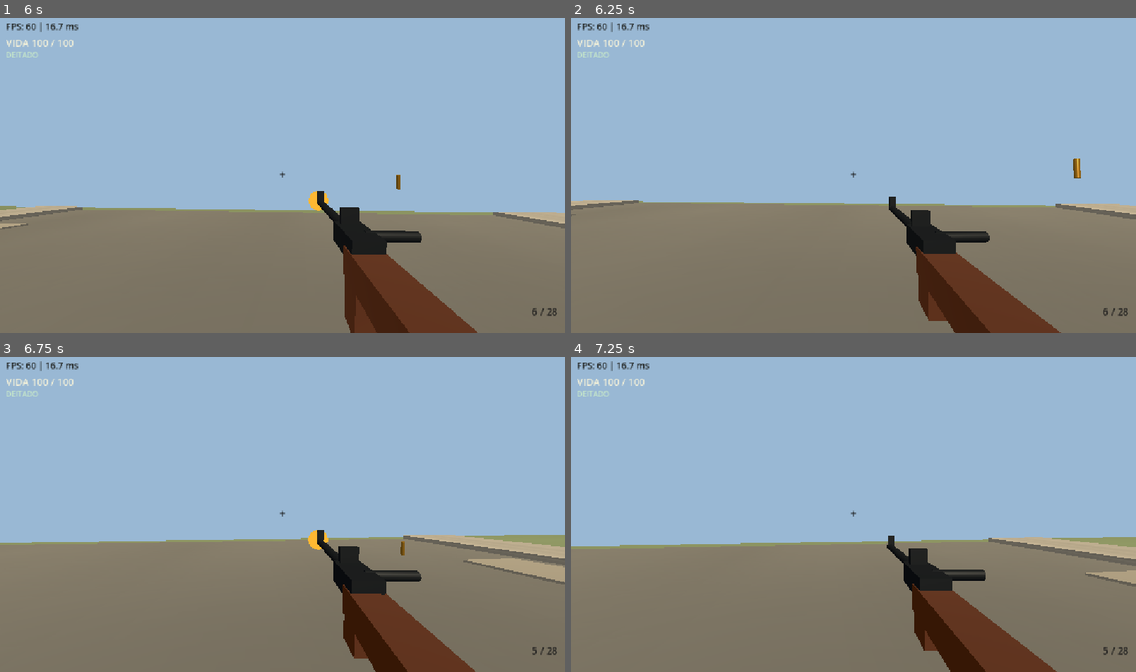
Above: before the commit, frames 1-4 (two rows, left to right).
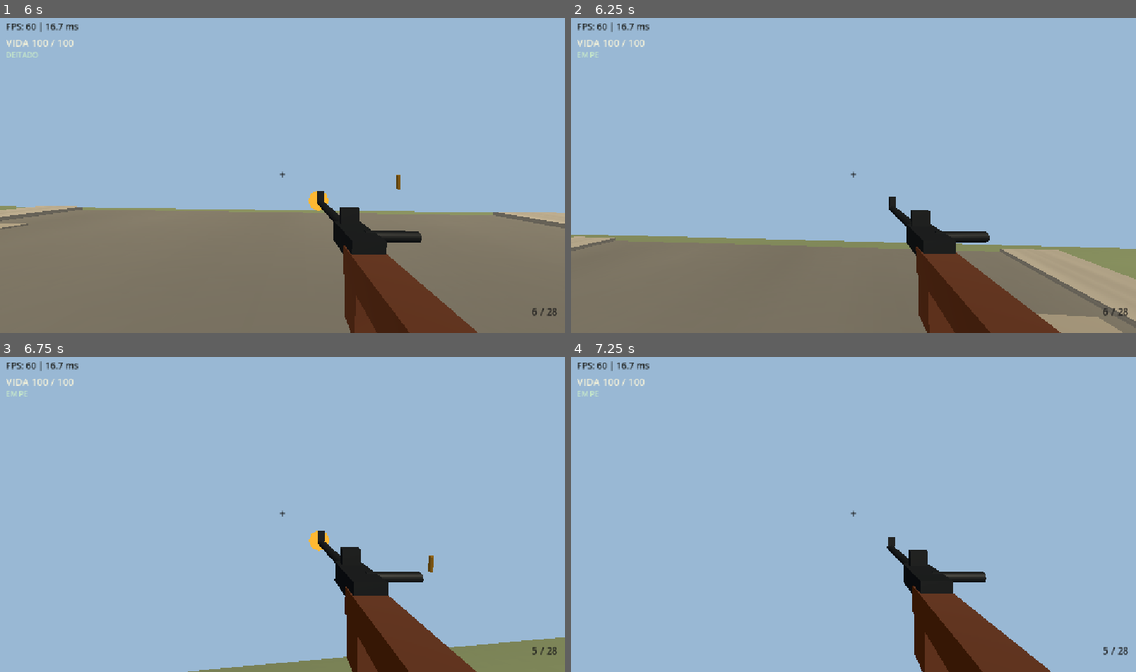
Above: after the commit, the same moments.

Repository: Evertonzinn/ww2-fps
Game: Godot game, scene res://main.tscn
Two runs of this game, one before a commit and one after it. Both use one fixed random seed, a clock stepped at 60 frames per second and the inputs below.
Inputs (mouse positions are in pixels of both pictures, inside the frame that each line leads up to):
- Up to frame 1 (6 s): tap Enter at 0.5, 1.35 s; move the mouse to (310, 172) at 0.52 s; hold Space 0.53-1.28 s; hold W 0.53-5.78 s; click (310, 172) at 0.67 s; move the mouse to (254, 175) at 1.27 s; click (254, 175) at 1.42 s; tap Space at 1.52, 1.55, 1.82, 3.02, 3.05, 3.32, 4.52, 4.55, 4.82 s; move the mouse to (293, 169) at 2.02 s; hold Space 2.03-2.78 s; tap R at 2.1 s; click (293, 169) at 2.17 s; move the mouse to (276, 178) at 2.77 s; tap 1 at 2.85 s; click (276, 178) at 2.92 s; move the mouse to (322, 178) at 3.52 s; hold Space 3.53-4.28 s; tap 2 at 3.6 s; click (322, 178) at 3.67 s; move the mouse to (237, 169) at 4.27 s; tap Shift at 4.35 s; click (237, 169) at 4.42 s; move the mouse to (288, 175) at 5.02 s; hold Space 5.03-5.78 s; tap C at 5.1 s; click (288, 175) at 5.17 s; move the mouse to (259, 169) at 5.77 s; hold D from 5.78 s (still down); tap Ctrl at 5.85 s; click (259, 169) at 5.92 s
- Up to frame 2 (6.25 s): keep holding D; tap Space at 6.02, 6.05 s
- Up to frame 3 (6.75 s): tap Space at 6.32 s; move the mouse to (310, 511) at 6.52 s; release D at 6.53 s; hold W from 6.53 s (still down); hold Space from 6.53 s (still down); click (310, 511) at 6.67 s
- Up to frame 4 (7.25 s): keep holding W; keep holding Space

Frame 1 is identical in both runs. In frame 2, 15% of the frame differs, in the area x 0-100%, y 10-100%; in frame 3, 35%; in frame 4, 37%.

Commit message:
feat: rise one posture with Space without accidental jump

Diff:
--- a/player.gd
+++ b/player.gd
@@ -97,7 +97,7 @@
 		return
 	if not is_on_floor():
 		velocity.y -= GRAVITY * delta
-	elif stance_controller != null and bool(stance_controller.call("is_standing")) and Input.is_key_pressed(KEY_SPACE):
+	elif stance_controller != null and Input.is_key_pressed(KEY_SPACE) and stance_controller.call("allows_jump_from_space") == true:
 		velocity.y = JUMP_SPEED
 
 	var input_dir := Vector2.ZERO
--- a/player_stance.gd
+++ b/player_stance.gd
@@ -24,6 +24,8 @@
 var head: Node3D
 var last_step_position: Vector3 = Vector3.ZERO
 var step_progress: float = 0.0
+# The Space press used to rise must not also trigger a jump until release.
+var space_used_for_rise: bool = false
 var last_standing_camera: Vector3 = Vector3(0.0, 0.6, 0.0)
 
 func _ready() -> void:
@@ -67,12 +69,22 @@
 	if not event is InputEventKey:
 		return false
 	var key_event: InputEventKey = event as InputEventKey
-	if not key_event.pressed or key_event.echo:
-		return false
-	# Physical Ctrl on Debian, including either left or right Control.
 	var code: int = key_event.physical_keycode
 	if code == KEY_NONE:
 		code = key_event.keycode
+	if code == KEY_SPACE and not key_event.pressed:
+		space_used_for_rise = false
+		return false
+	if not key_event.pressed or key_event.echo:
+		return false
+	if code == KEY_SPACE:
+		# Prone -> crouch, crouch -> stand. One stance per press.
+		# Clearance checks remain active, including ceilings.
+		if stance != Stance.STAND:
+			space_used_for_rise = true
+			request_stance(Stance.CROUCH if stance == Stance.PRONE else Stance.STAND)
+			return true
+		return false
 	if code == KEY_C:
 		if stance == Stance.CROUCH:
 			request_stance(Stance.STAND)
@@ -184,6 +196,9 @@
 func is_standing() -> bool:
 	return stance == Stance.STAND
 
+func allows_jump_from_space() -> bool:
+	return stance == Stance.STAND and not space_used_for_rise
+
 func movement_speed(sprinting: bool, standard_walk: float, standard_run: float) -> float:
 	match stance:
 		Stance.CROUCH:
--- a/tests/v140_player_stance_smoke.gd
+++ b/tests/v140_player_stance_smoke.gd
@@ -69,6 +69,25 @@
 		return
 	print("PASS: C crouches, vertical collision and silent speed")
 
+	var key_space: InputEventKey = InputEventKey.new()
+	key_space.physical_keycode = KEY_SPACE
+	key_space.pressed = true
+	if posture.call("handle_input", key_space) != true or posture.call("is_standing") != true:
+		_fail("Space did not raise crouched player to standing")
+		return
+	if posture.call("allows_jump_from_space") != false:
+		_fail("rising Space also enabled jump")
+		return
+	key_space.pressed = false
+	posture.call("handle_input", key_space)
+	if posture.call("allows_jump_from_space") != true:
+		_fail("Space release did not rearm normal jump")
+		return
+	if posture.call("handle_input", key_c) != true or int(posture.get("stance")) != 1:
+		_fail("C cannot return to crouch after Space rise")
+		return
+	print("PASS: Space crouch->stand, jump suppressed until release")
+
 	var key_ctrl: InputEventKey = InputEventKey.new()
 	key_ctrl.physical_keycode = KEY_CTRL
 	key_ctrl.pressed = true
@@ -92,6 +111,17 @@
 		return
 	print("PASS: Ctrl prone, horizontal capsule, crawl speed and low camera")
 
+	key_space.pressed = true
+	if posture.call("handle_input", key_space) != true or int(posture.get("stance")) != 1:
+		_fail("Space did not rise from prone to crouch")
+		return
+	key_space.pressed = false
+	posture.call("handle_input", key_space)
+	if posture.call("handle_input", key_ctrl) != true or int(posture.get("stance")) != 2:
+		_fail("Ctrl failed to return to prone after Space")
+		return
+	print("PASS: Space prone->crouch, Ctrl still enters prone")
+
 	# Leaving prone with Ctrl enters crouch, avoiding accidental stand-up.
 	if not bool(posture.call("handle_input", key_ctrl)) or int(posture.get("stance")) != 1:
 		_fail("Ctrl did not return prone soldier to crouch")
@@ -107,9 +137,15 @@
 	world.add_child(ceiling)
 	ceiling.global_position = Vector3(player.global_position.x, 1.65, player.global_position.z)
 	await physics_frame
-	if bool(posture.call("request_stance", 0)):
-		_fail("standing under a solid low ceiling was allowed")
+	key_space.pressed = true
+	if posture.call("handle_input", key_space) != true or int(posture.get("stance")) != 1:
+		_fail("Space bypassed low ceiling or was not handled")
 		return
+	if posture.call("allows_jump_from_space") != false:
+		_fail("Space attempted to jump under low ceiling")
+		return
+	key_space.pressed = false
+	posture.call("handle_input", key_space)
 	if int(posture.get("stance")) != 1:
 		_fail("ceiling rejection incorrectly changed stance")
 		return
@@ -117,9 +153,15 @@
 	ceiling.queue_free()
 	await physics_frame
 
-	if not bool(posture.call("handle_input", key_c)) or not bool(posture.call("is_standing")):
-		_fail("C did not return player to standing")
+	key_space.pressed = true
+	if posture.call("handle_input", key_space) != true or posture.call("is_standing") != true:
+		_fail("Space did not return player to standing after ceiling cleared")
 		return
+	if posture.call("allows_jump_from_space") != false:
+		_fail("post-ceiling Space incorrectly enabled jump")
+		return
+	key_space.pressed = false
+	posture.call("handle_input", key_space)
 	if standing.disabled or not prone.disabled:
 		_fail("standing collider was not restored")
 		return
